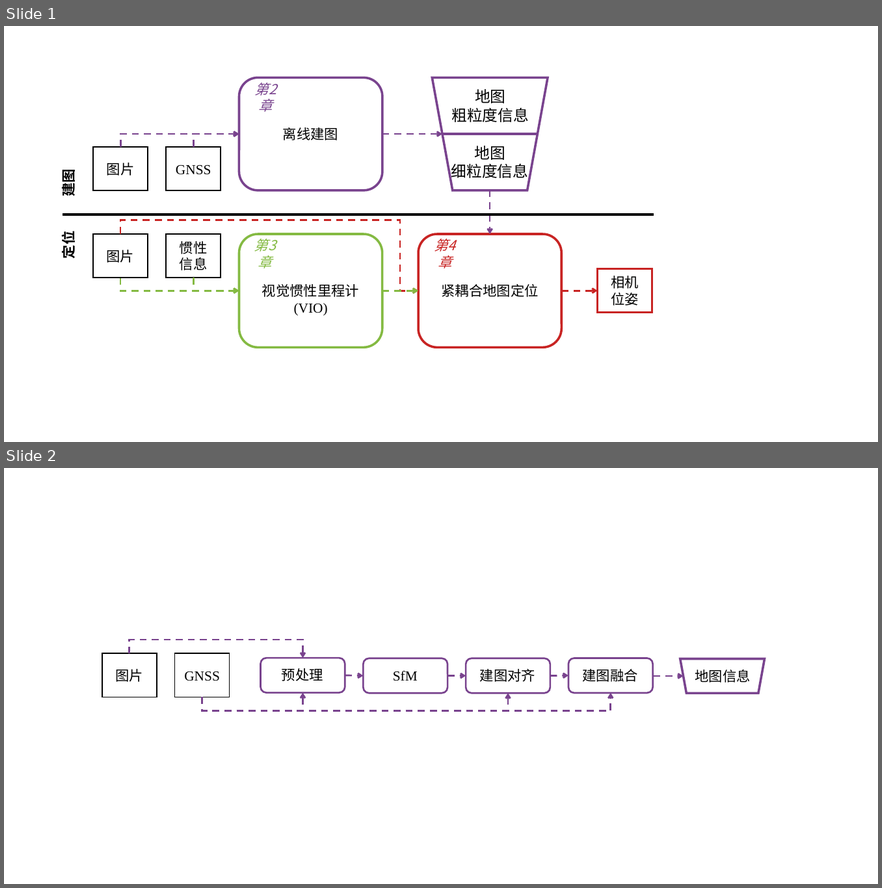
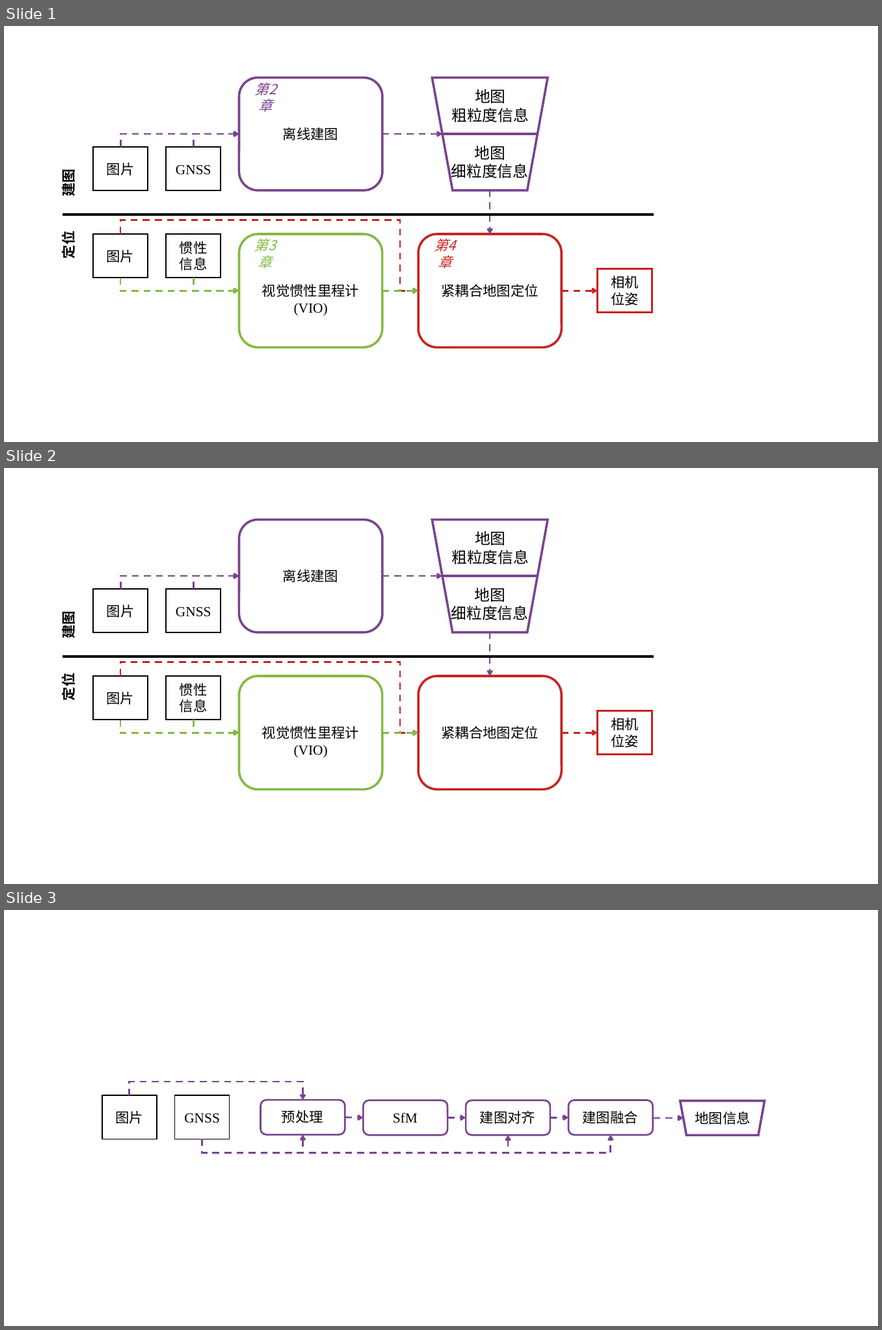
Before and after one commit to linsongxue/SetsuThuTuthesis, a slide deck: figures/框图集.pptx. Shown one above the other, each under a label of ours: slides 1 and 2 before the commit, slides 1, 2 and 3 after it. The pictures are 882x888 and 882x1330 pixels, drawn with LibreOffice and Linux fonts; fonts in the diff are those of the drawing. Boxes give left, top, right and bottom in pixels: in the first picture for what was removed or moved away, otherwise in the second. Text is boxed around its words. In the diff, an @@ line names an element or a change of style, - is before the commit and + after.

```diff
--- a/figures/框图集.pptx
+++ b/figures/框图集.pptx
@@ slide 2 added at bbox=[4, 468, 878, 884], background #FFFFFF @@
@@ rounded rectangle added at bbox=[239, 519, 382, 632], outline #79438E 3 pt @@
@@ trapezoid added at bbox=[432, 519, 547, 632], outline #79438E 3 pt @@
@@ text added at bbox=[451, 531, 529, 564], 20 pt, text #000000 @@
+地图
+粗粒度信息
@@ elbow arrow added from (120, 589) to (239, 576), #79438E 2.25 pt dashed @@
@@ elbow arrow added from (193, 589) to (239, 576), #79438E 2.25 pt dashed @@
@@ text added at bbox=[283, 569, 338, 582], 18 pt, text #000000 @@
+离线建图
@@ arrow added from (382, 576) to (442, 576), #79438E 2.25 pt dashed @@
@@ line added from (442, 576) to (537, 576), #79438E 3 pt @@
@@ rectangle added at bbox=[93, 589, 148, 632], outline #000000 1.5 pt, 18 pt, text #000000 @@
+图片
@@ rectangle added at bbox=[166, 589, 221, 632], outline #000000 1.5 pt, 18 pt, text #000000 @@
+GNSS
@@ text added at bbox=[451, 588, 529, 623], 20 pt, text #000000 @@
+地图
+细粒度信息
@@ text added at bbox=[58, 614, 78, 638], 18 pt, text #000000, bold @@
+建图
@@ arrow added from (490, 632) to (490, 676), #79438E 2.25 pt dashed @@
@@ line added from (62, 656) to (653, 656), #000000 3 pt @@
@@ elbow arrow added from (120, 676) to (418, 733), #C82423 2.25 pt dashed @@
@@ text added at bbox=[57, 676, 77, 700], 18 pt, text #000000, bold @@
+定位
@@ rectangle added at bbox=[93, 676, 148, 720], outline #000000 1.5 pt, 18 pt, text #000000 @@
+图片
@@ rectangle added at bbox=[166, 676, 221, 720], outline #000000 1.5 pt, 18 pt, text #000000 @@
+惯性
+信息
@@ rounded rectangle added at bbox=[239, 676, 382, 789], outline #84BA42 3 pt @@
@@ rounded rectangle added at bbox=[418, 676, 561, 789], outline #C82423 3 pt @@
@@ elbow arrow added from (120, 720) to (239, 733), #84BA42 2.25 pt dashed @@
@@ elbow arrow added from (193, 720) to (239, 733), #84BA42 2.25 pt dashed @@
@@ rectangle added at bbox=[597, 711, 652, 755], outline #C82423 3 pt, 18 pt, text #000000 @@
+相机
+位姿
@@ text added at bbox=[262, 726, 359, 758], 18 pt, text #000000 @@
+视觉惯性里程计
+(VIO)
@@ arrow added from (382, 733) to (418, 733), #84BA42 2.25 pt dashed @@
@@ text added at bbox=[441, 726, 538, 739], 18 pt, text #000000 @@
+紧耦合地图定位
@@ arrow added from (562, 733) to (597, 733), #C82423 2.25 pt dashed @@
@@ what was slide 2 is now slide 3 @@
```
Also in this commit, not shown: 8 other files.
